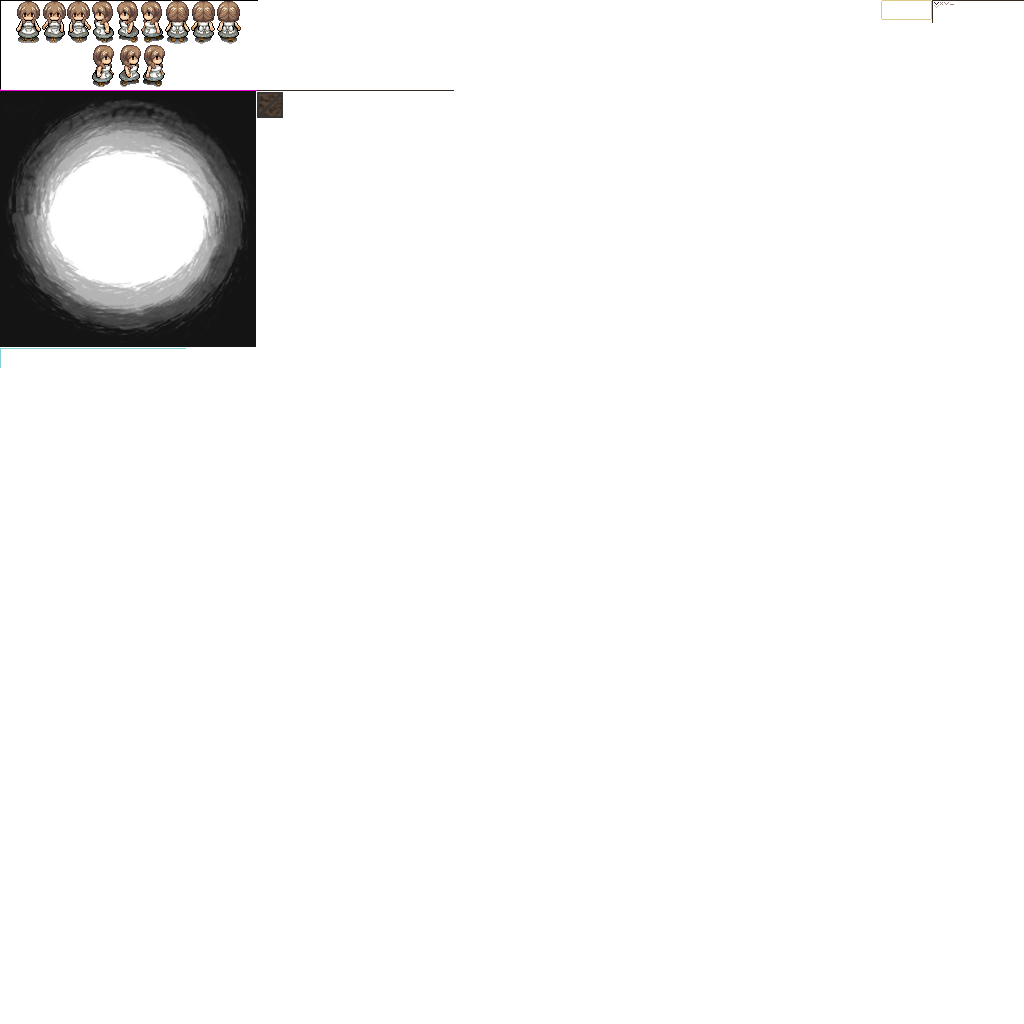
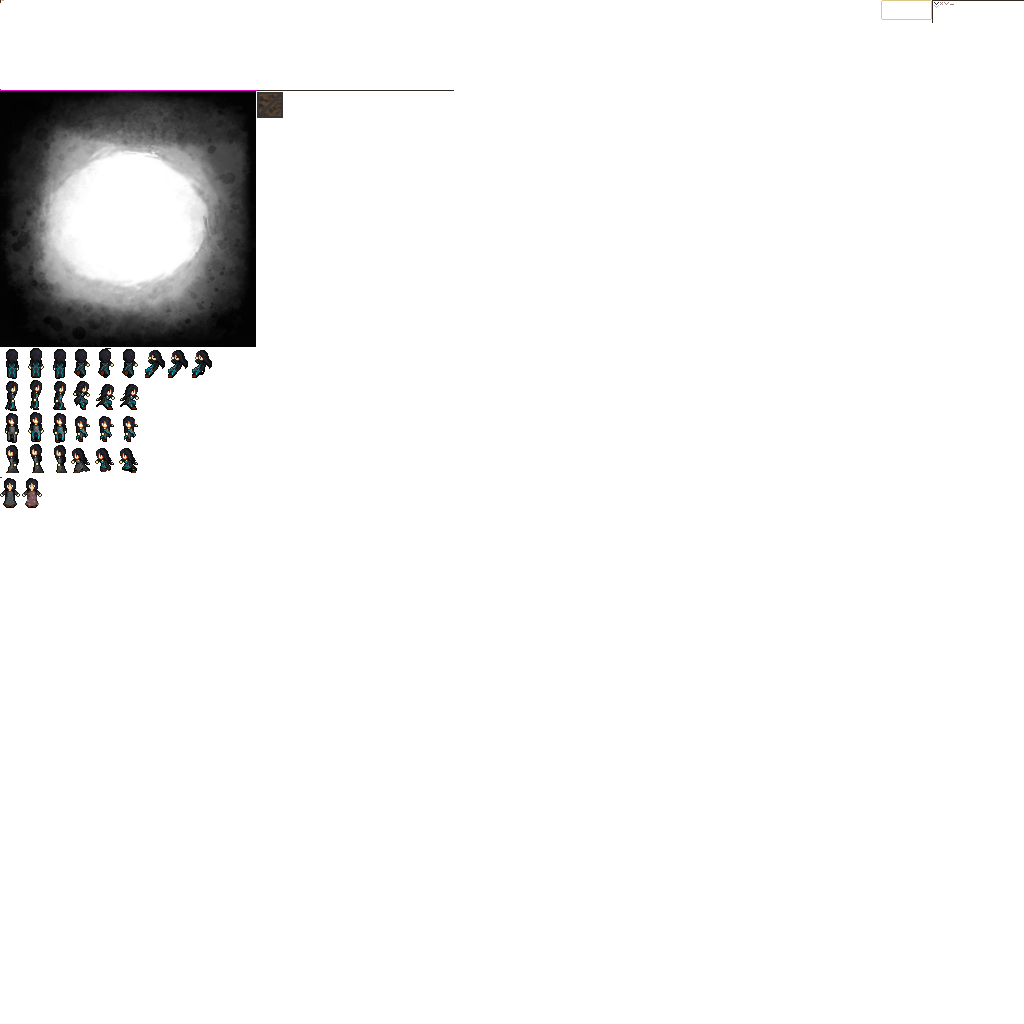
Two versions of the same layered image (1024x1024). Layer-by-layer changes:
renamed "Layer 2" to "Paint Layer 1 (pasted)", showed it, moved it above "Paint Layer 1 (pasted)", painted on it over [0, 0, 258, 508]
renamed "Layer 1" to "Paint Layer 1 (pasted)", moved it above "root Merged", painted on it over [0, 0, 258, 508]
renamed "Layer 3(pasted)" to "root Merged", painted on it over [0, 0, 258, 508]
